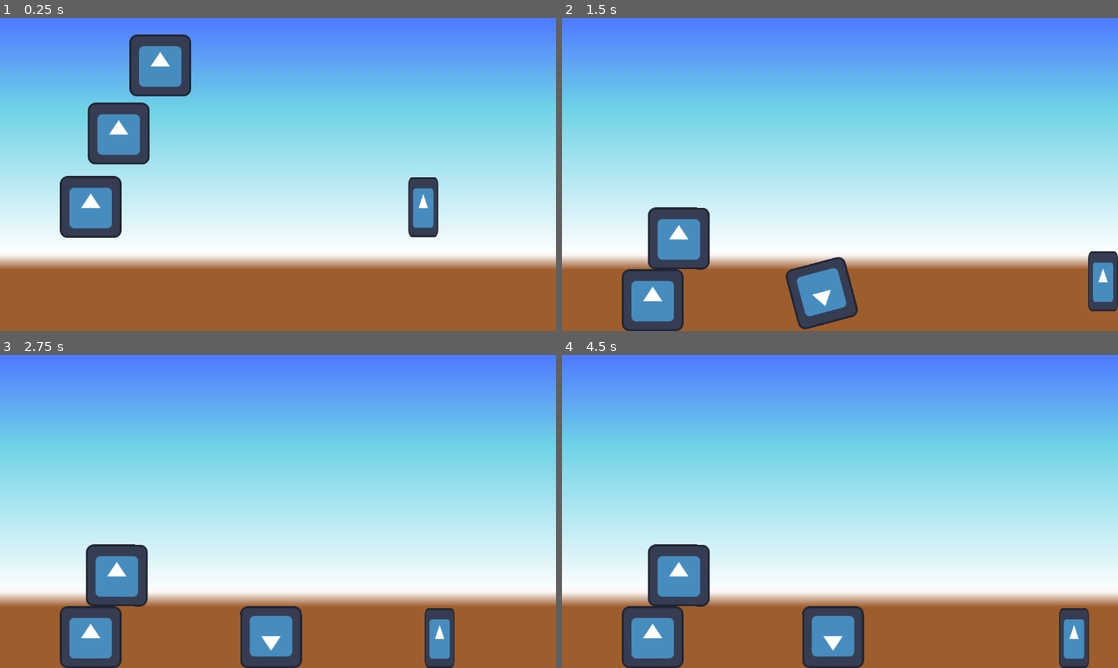
Above: before the commit, frames 1-4 (two rows, left to right).
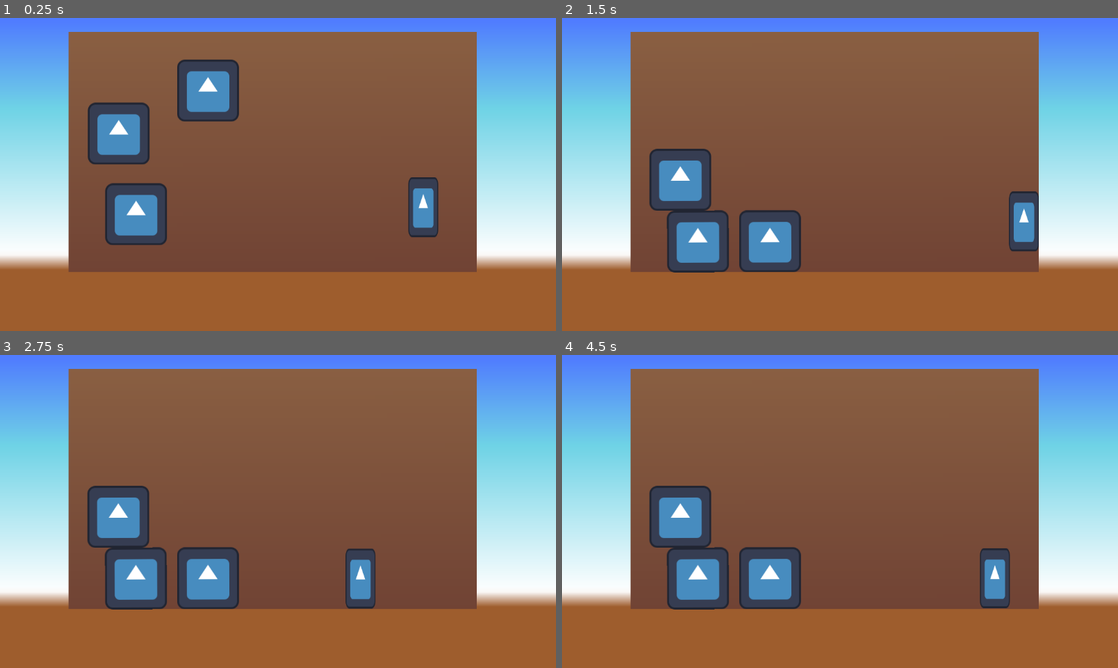
Above: after the commit, the same moments.

Repository: Alfie-Edwards/bubble-force
Game: Godot game, scene res://app.tscn
Two runs of this game, one before a commit and one after it. Both use one fixed random seed, a clock stepped at 60 frames per second and the inputs below. The engine's default icon, where the game draws it, is replaced by a stand-in: a white triangle on a blue panel in a dark square.
Inputs:
- Up to frame 1 (0.25 s): no input
- Up to frame 2 (1.5 s): hold Right (Right) from 0.53 s (still down); tap Up (Up) at 0.77 s
- Up to frame 3 (2.75 s): tap Up (Up) at 1.52 s; release Right (Right) at 2.03 s; hold Left (Left) from 2.03 s (still down)
- Up to frame 4 (4.5 s): release Left (Left) at 2.78 s; hold Right (Right) 2.78-4.28 s; tap Up (Up) at 3.02, 3.77 s; tap Enter at 4.25 s; hold Left (Left) from 4.28 s (still down)

The runs differ from the first frame. In frame 1, 53% of the frame differs, in the area x 10-86%, y 4-82%; in frame 2, 61%; in frame 3, 61%; in frame 4, 61%, in the area x 10-95%, y 4-100%.

Commit message:
Shrink van and give it a temporary background

Diff:
--- a/bubble-force/levels/van.tscn
+++ b/bubble-force/levels/van.tscn
@@ -13,6 +13,14 @@
 
 [sub_resource type="RectangleShape2D" id="RectangleShape2D_0wj6x"]
 size = Vector2(1152, 648)
+
+[sub_resource type="Gradient" id="Gradient_t78fi"]
+colors = PackedColorArray(0.4435, 0.265531, 0.207188, 1, 0.540239, 0.373637, 0.259986, 1)
+
+[sub_resource type="GradientTexture2D" id="GradientTexture2D_gyky3"]
+gradient = SubResource("Gradient_t78fi")
+fill_from = Vector2(0.575688, 1)
+fill_to = Vector2(0.571101, 0)
 
 [node name="Van" type="Node2D"]
 
@@ -33,13 +41,18 @@
 [node name="CollisionPolygon2D" type="CollisionPolygon2D" parent="Walls"]
 position = Vector2(9, 9)
 build_mode = 1
-polygon = PackedVector2Array(-9, -9, -9, 639, 1143, 639, 1145, -9)
+polygon = PackedVector2Array(133, 21, 135, 518, 979, 515, 982, 19)
+
+[node name="Sprite2D" type="Sprite2D" parent="Walls"]
+position = Vector2(565, 277.5)
+scale = Vector2(13.2187, 7.76563)
+texture = SubResource("GradientTexture2D_gyky3")
 
 [node name="Box2" parent="." instance=ExtResource("1_774ox")]
-position = Vector2(332, 70)
+position = Vector2(431, 122)
 
 [node name="Box3" parent="." instance=ExtResource("1_774ox")]
-position = Vector2(188, 363)
+position = Vector2(282, 378)
 
 [node name="Box" parent="." instance=ExtResource("1_774ox")]
 position = Vector2(246, 211)
Not shown: 1 places in bubble-force/levels/van.tscn that only renumber resources
Not shown, changed: todo.md
